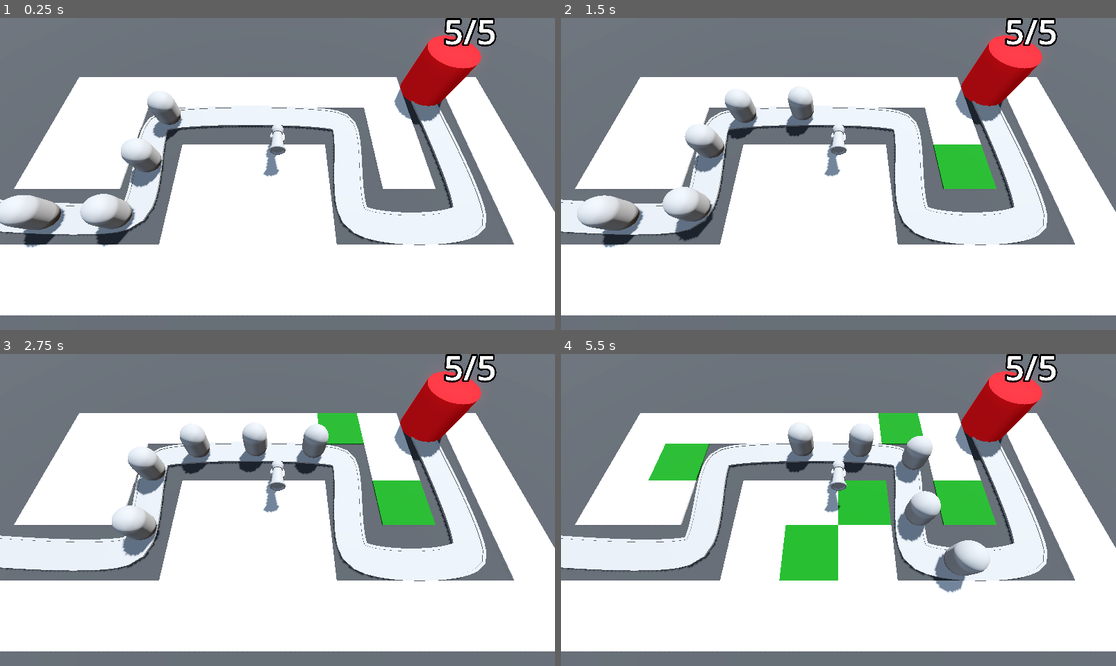
Above: before the commit, frames 1-4 (two rows, left to right).
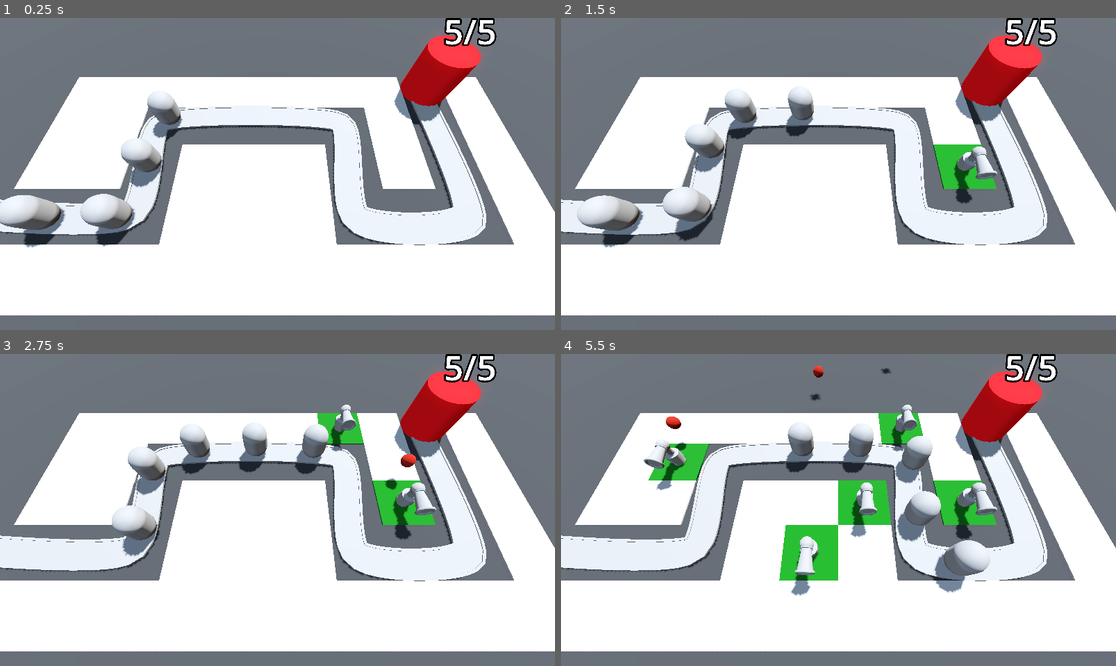
Above: after the commit, the same moments.

Repository: Tildozer/barbarianBlaster
Game: Godot game, scene res://scenes/levels/base_level.tscn
Two runs of this game, one before a commit and one after it. Both use one fixed random seed, a clock stepped at 60 frames per second and the inputs below.
Inputs (mouse positions are in pixels of both pictures, inside the frame that each line leads up to):
- Up to frame 1 (0.25 s): no input
- Up to frame 2 (1.5 s): move the mouse to (960, 158) at 0.52 s; click (960, 158) at 0.6 s; move the mouse to (727, 189) at 1.27 s; click (727, 189) at 1.35 s
- Up to frame 3 (2.75 s): move the mouse to (333, 441) at 2.02 s; click (333, 441) at 2.1 s
- Up to frame 4 (5.5 s): move the mouse to (810, 572) at 2.77 s; click (810, 572) at 2.85 s; move the mouse to (1005, 556) at 3.52 s; click (1005, 556) at 3.6 s; move the mouse to (672, 463) at 4.27 s; click (672, 463) at 4.35 s; move the mouse to (866, 510) at 5.02 s; click (866, 510) at 5.1 s

The runs differ from the first frame. In frame 1, 0.4% of the frame differs, in the area x 47-52%, y 34-51%; in frame 2, 1.0%; in frame 3, 1.5%; in frame 4, 3.1%, in the area x 14-79%, y 3-78%.

Commit message:
added projectiles onto turret and have them freeing the que after set time.

Diff:
--- a/scenes/levels/base_level.tscn
+++ b/scenes/levels/base_level.tscn
@@ -6,7 +6,7 @@
 [ext_resource type="PackedScene" uid="uid://eigadlnby06c" path="res://scenes/characters/enemy.tscn" id="3_o1chu"]
 [ext_resource type="PackedScene" uid="uid://ypbyg71iw2c5" path="res://scenes/base/base.tscn" id="4_wwrw0"]
 [ext_resource type="Script" uid="uid://bvvdbhl2btvr0" path="res://scripts/turret_manager.gd" id="6_h4ce7"]
-[ext_resource type="PackedScene" uid="uid://c8gdutuvb6pda" path="res://scenes/characters/turret.tscn" id="7_53c65"]
+[ext_resource type="PackedScene" uid="uid://c8gdutuvb6pda" path="res://scenes/turret/turret.tscn" id="7_53c65"]
 
 [sub_resource type="Curve3D" id="Curve3D_dbkse"]
 _data = {
@@ -20,9 +20,10 @@
 [node name="Evironment" parent="." instance=ExtResource("1_ukglk")]
 transform = Transform3D(1, 0, 0, 0, 1, 0, 0, 0, 1, 0.122318, -0.162905, -0.0773745)
 
-[node name="ray_picker_camera" parent="." node_paths=PackedStringArray("gridmap") instance=ExtResource("2_o1chu")]
+[node name="ray_picker_camera" parent="." node_paths=PackedStringArray("gridmap", "turret_manager") instance=ExtResource("2_o1chu")]
 transform = Transform3D(1, 0, 0, 0, 0.422618, 0.906308, 0, -0.906308, 0.422618, 0, 14.5, 9.5)
 gridmap = NodePath("../GridMap")
+turret_manager = NodePath("../turret_manager")
 
 [node name="GridMap" type="GridMap" parent="."]
 mesh_library = ExtResource("2_wwrw0")
@@ -84,7 +85,7 @@
 transform = Transform3D(-0.0022346, 0, -0.99999, 0, 1, 0, 0.99999, 0, -0.0022346, -22.2142, 0, 5.8103)
 
 [node name="enemy2" parent="Path3D" instance=ExtResource("3_o1chu")]
-transform = Transform3D(-0.0519945, 0, -0.998639, 0, 1, 0, 0.998639, 0, -0.0519945, -17.227, 0, 6.16267)
+transform = Transform3D(-0.0519944, 0, -0.998639, 0, 1, 0, 0.998639, 0, -0.0519944, -17.227, 0, 6.16267)
 progress = 5.0
 
 [node name="enemy3" parent="Path3D" instance=ExtResource("3_o1chu")]
--- /dev/null
+++ b/scenes/turret/projectile.tscn
@@ -0,0 +1,28 @@
+[gd_scene load_steps=5 format=3 uid="uid://m5dtgrfrtftf"]
+
+[ext_resource type="Script" uid="uid://cdll07i84l5cv" path="res://scripts/projectile.gd" id="1_78ogm"]
+
+[sub_resource type="StandardMaterial3D" id="StandardMaterial3D_30my0"]
+albedo_color = Color(0.602825, 0.100029, 4.81308e-08, 1)
+
+[sub_resource type="SphereMesh" id="SphereMesh_78ogm"]
+material = SubResource("StandardMaterial3D_30my0")
+
+[sub_resource type="SphereShape3D" id="SphereShape3D_fcm3p"]
+
+[node name="projectile" type="Area3D"]
+top_level = true
+script = ExtResource("1_78ogm")
+
+[node name="MeshInstance3D" type="MeshInstance3D" parent="."]
+mesh = SubResource("SphereMesh_78ogm")
+
+[node name="CollisionShape3D" type="CollisionShape3D" parent="."]
+shape = SubResource("SphereShape3D_fcm3p")
+
+[node name="Timer" type="Timer" parent="."]
+wait_time = 2.0
+one_shot = true
+autostart = true
+
+[connection signal="timeout" from="Timer" to="." method="_on_timer_timeout"]
--- a/scenes/characters/turret.tscn
+++ b/scenes/turret/turret.tscn
@@ -1,4 +1,7 @@
-[gd_scene load_steps=8 format=3 uid="uid://c8gdutuvb6pda"]
+[gd_scene load_steps=10 format=3 uid="uid://c8gdutuvb6pda"]
+
+[ext_resource type="PackedScene" uid="uid://m5dtgrfrtftf" path="res://scenes/turret/projectile.tscn" id="1_gs8ou"]
+[ext_resource type="Script" uid="uid://lqnfsjtibhf1" path="res://scripts/turret.gd" id="1_rmqmx"]
 
 [sub_resource type="CylinderMesh" id="CylinderMesh_p2m0r"]
 height = 1.0
@@ -30,6 +33,8 @@
 outer_radius = 0.4
 
 [node name="turret" type="Node3D"]
+script = ExtResource("1_rmqmx")
+projectile = ExtResource("1_gs8ou")
 
 [node name="turret_base" type="MeshInstance3D" parent="."]
 transform = Transform3D(1, 0, 0, 0, 1, 0, 0, 0, 1, 0, 0.5, 0)
@@ -58,3 +63,8 @@
 [node name="back_ring" type="MeshInstance3D" parent="turret_base/barrel_base/barrel"]
 transform = Transform3D(1, 0, 0, 0, 1, 0, 0, 0, 1, 0, -0.7, 0)
 mesh = SubResource("TorusMesh_gs8ou")
+
+[node name="Timer" type="Timer" parent="."]
+autostart = true
+
+[connection signal="timeout" from="Timer" to="." method="_on_timer_timeout"]
--- /dev/null
+++ b/scripts/projectile.gd
@@ -0,0 +1,11 @@
+extends Area3D
+
+var direction := Vector3.FORWARD
+
+@export var speed := 30.0
+
+func _physics_process(delta: float) -> void:
+    position += direction * speed * delta
+
+func _on_timer_timeout() -> void:
+    queue_free()
--- a/scripts/ray_picker_camera.gd
+++ b/scripts/ray_picker_camera.gd
@@ -1,6 +1,7 @@
 extends Camera3D
 
 @export var gridmap: GridMap
+@export var turret_manager: Node3D
 
 @onready var ray_picker: RayCast3D = $RayCast3D
 
@@ -24,5 +25,7 @@
 				var cell = gridmap.local_to_map(collision_point)
 				if gridmap.get_cell_item(cell) == 0:
 					gridmap.set_cell_item(cell, 1)
+					var tile_position = gridmap.map_to_local(cell)
+					turret_manager.build_turret(tile_position)
 	else:
 		Input.set_default_cursor_shape(Input.CURSOR_ARROW)
--- /dev/null
+++ b/scripts/turret.gd
@@ -0,0 +1,10 @@
+extends Node3D
+
+@export var projectile: PackedScene
+
+@onready var barrel = $turret_base/barrel_base/barrel
+
+func _on_timer_timeout() -> void:
+    var shot = projectile.instantiate()
+    add_child(shot)
+    shot.global_position = barrel.global_position
--- a/scripts/turret_manager.gd
+++ b/scripts/turret_manager.gd
@@ -2,8 +2,7 @@
 
 @export var turret: PackedScene
 
-
-# Called when the node enters the scene tree for the first time.
-func _ready() -> void:
+func build_turret(turret_position: Vector3) -> void:
 	var new_turret = turret.instantiate()
 	add_child(new_turret)
+	new_turret.global_position = turret_position
Not shown, added: scripts/projectile.gd.uid
Not shown, added: scripts/turret.gd.uid
